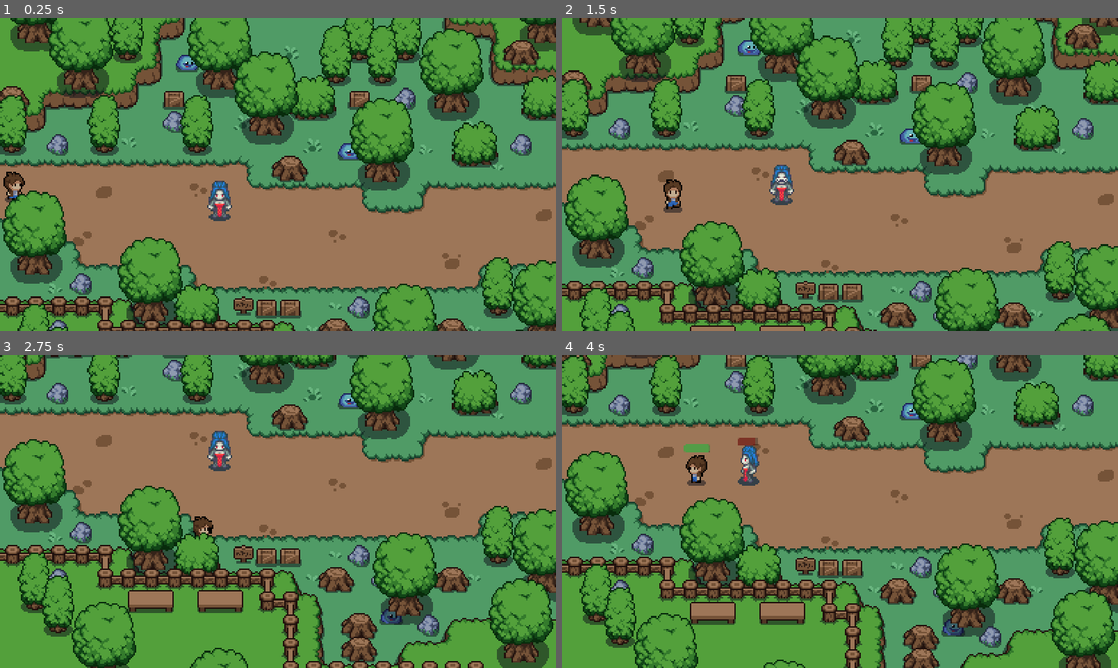
Above: before the commit, frames 1-4 (two rows, left to right).
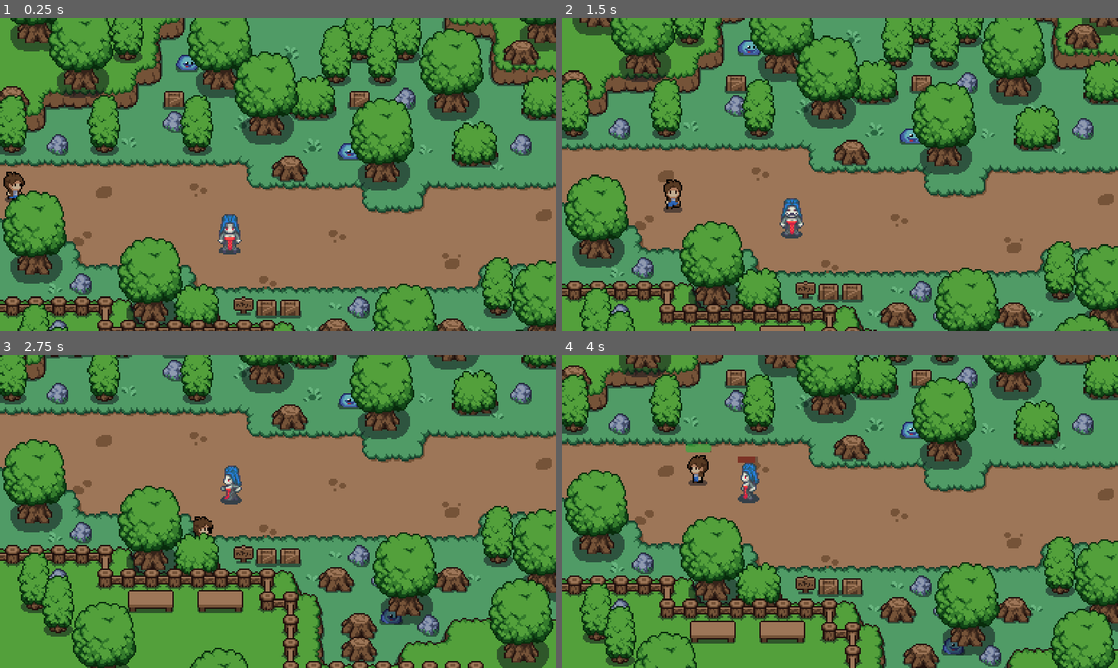
Above: after the commit, the same moments.

Repository: Ardaza/Broken-Bonds
Game: Godot game, scene res://Scene/world.tscn
Same seed, same stepped clock (60 frames per second), same inputs: the game is played once before the commit and once after it.
Inputs:
- Up to frame 1 (0.25 s): no input
- Up to frame 2 (1.5 s): hold Right (ui_right) 0.53-1.28 s; tap E (attack) at 0.6, 1.35 s; hold Down (ui_down) from 1.28 s (still down)
- Up to frame 3 (2.75 s): release Down (ui_down) at 2.03 s; hold Right (ui_right) from 2.03 s (still down); tap E (attack) at 2.1 s
- Up to frame 4 (4 s): release Right (ui_right) at 2.78 s; hold Up (ui_up) 2.78-3.53 s; tap E (attack) at 2.85, 3.6 s; hold Left (ui_left) from 3.53 s (still down)

The runs differ from the first frame. In frame 1, 0.8% of the frame differs, in the area x 37-44%, y 52-76%; in frame 2, 0.8%; in frame 3, 0.8%; in frame 4, 56%, in the area x 0-100%, y 0-100%.

Commit message:
Pindah Vampire

Diff:
--- a/Scene/world.tscn
+++ b/Scene/world.tscn
@@ -1319,7 +1319,7 @@
 [node name="Enemy" type="Node2D" parent="."]
 
 [node name="Vampire_Female" parent="Enemy" instance=ExtResource("9_1njd1")]
-position = Vector2(153, 157)
+position = Vector2(160, 180)
 
 [node name="Enemy_Slime" parent="Enemy" instance=ExtResource("5_8c2ny")]
 position = Vector2(271, 262)
